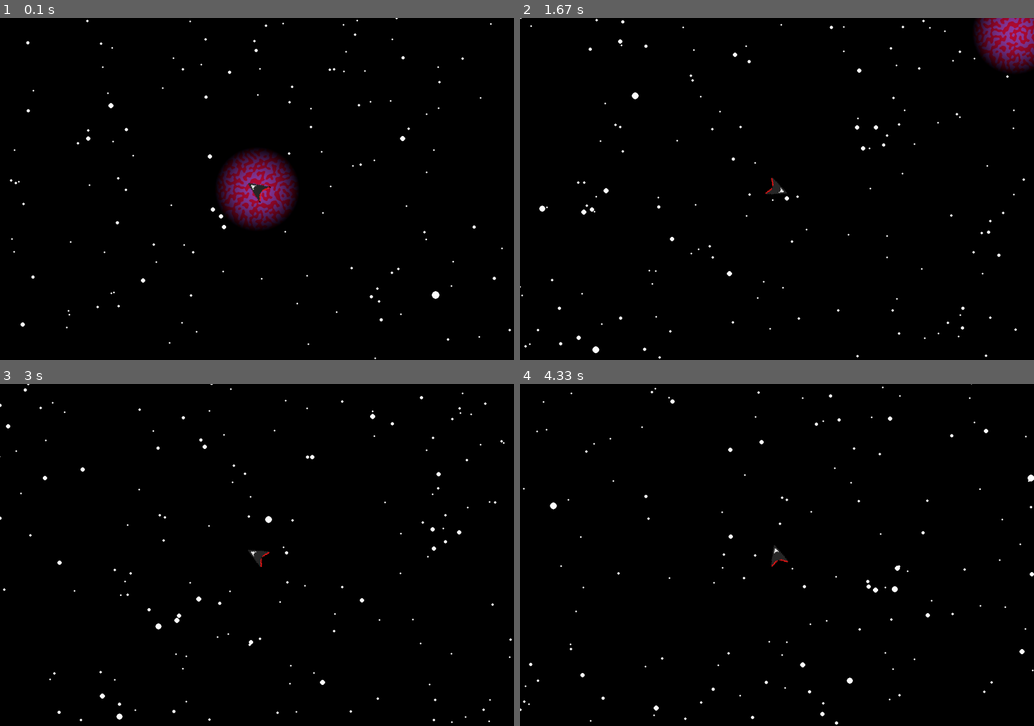
Above: before the commit, frames 1-4 (two rows, left to right).
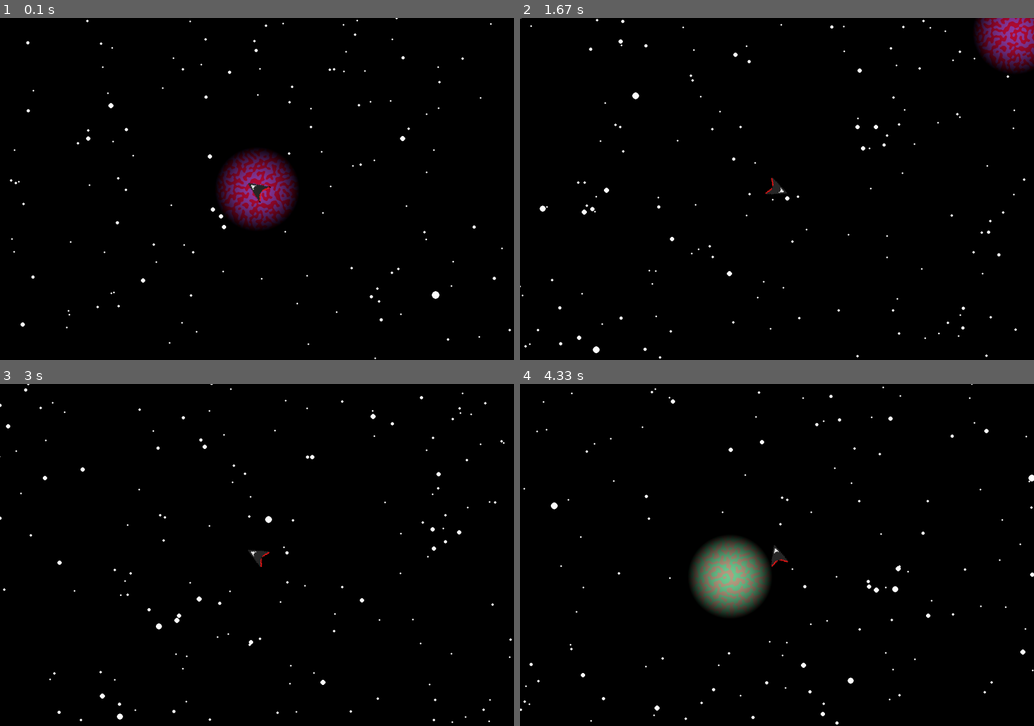
Above: after the commit, the same moments.

Repository: AlmightyM3/pygame--ce-summer-jam-2024
Game: pygame game, started from main.py
Two runs of this game, one before a commit and one after it. Both use one fixed random seed, a clock stepped at 60 frames per second and the inputs below.
Inputs (mouse positions are in pixels of both pictures, inside the frame that each line leads up to):
- Up to frame 1 (0.1 s): no input
- Up to frame 2 (1.67 s): press the mouse at (653, 192) at 0.37 s; move the mouse to (741, 230) at 0.47 s; release the mouse at (828, 264) at 0.6 s; press the mouse at (653, 192) at 0.7 s; move the mouse to (746, 206) at 0.8 s; release the mouse at (838, 219) at 0.93 s; press the mouse at (653, 192) at 1.03 s; move the mouse to (705, 233) at 1.13 s; release the mouse at (751, 277) at 1.27 s; press the mouse at (653, 192) at 1.37 s; move the mouse to (782, 216) at 1.47 s; release the mouse at (910, 243) at 1.6 s
- Up to frame 3 (3 s): press the mouse at (133, 558) at 1.7 s; move the mouse to (282, 602) at 1.8 s; release the mouse at (436, 643) at 1.93 s; press the mouse at (133, 558) at 2.03 s; move the mouse to (251, 527) at 2.13 s; release the mouse at (364, 493) at 2.27 s; press the mouse at (133, 558) at 2.37 s; move the mouse to (251, 513) at 2.47 s; release the mouse at (370, 472) at 2.6 s; press the mouse at (133, 558) at 2.7 s; move the mouse to (138, 527) at 2.8 s; release the mouse at (143, 493) at 2.93 s
- Up to frame 4 (4.33 s): press the mouse at (653, 558) at 3.03 s; move the mouse to (638, 619) at 3.13 s; release the mouse at (622, 681) at 3.27 s; press the mouse at (653, 558) at 3.37 s; move the mouse to (663, 568) at 3.47 s; release the mouse at (674, 582) at 3.6 s; press the mouse at (653, 558) at 3.7 s; move the mouse to (792, 596) at 3.8 s; release the mouse at (936, 637) at 3.93 s; press the mouse at (653, 558) at 4.03 s; move the mouse to (699, 503) at 4.13 s; release the mouse at (746, 452) at 4.27 s

The runs differ from the first frame. In frame 1, less than 0.1% of the frame differs, in the area x 44-56%, y 41-60%; in frame 2, 0.5%; in frame 3, less than 0.1%; in frame 4, 3.2%, in the area x 0-100%, y 0-100%.

Commit message:
Planet are now added as you explore, and the planet creation has been optimized
I'm still not happy with the planet spawning

Diff:
--- a/TimeIt.py
+++ b/TimeIt.py
@@ -1,6 +1,7 @@
+import pygame
 class TimeIt:
     timer = 0
-    def stopwatch(message=None):
+    def stopwatch(self, message=None):
         if not message:
             self.timer = pygame.time.get_ticks()
             return
--- a/Window.py
+++ b/Window.py
@@ -27,4 +27,4 @@
             else:
                 inputCallback(event)
 
-        self.DT = self.clock.tick(500)
+        self.DT = self.clock.tick(60)
--- a/main.py
+++ b/main.py
@@ -5,9 +5,11 @@
 from pygame import Vector2, Vector3
 from Window import Window
 import numpy as np
-import opensimplex
+import opensimplex # type: ignore
 
-NOISE_SCALE = 8
+from TimeIt import TimeIt
+
+NOISE_SCALE = 4
 WINDOW_SIZE = Vector2(1200,800)
 WINDOW_SIZE2 = WINDOW_SIZE//2
 STAR_RANGE = WINDOW_SIZE*4
@@ -41,34 +43,33 @@
         pos2D = Vector2((self.pos.x-player.pos.x+STAR_RANGE2.x)%STAR_RANGE.x-STAR_RANGE.x, (self.pos.y-player.pos.y+STAR_RANGE2.y)%STAR_RANGE.y-STAR_RANGE.y) / self.pos.z + WINDOW_SIZE
         pygame.draw.circle(window.pgWindow, (255,255,255), pos2D, 10/self.pos.z)
 
+#timer = TimeIt()
 class Planet:
-    def __init__(self):
-        self.pos = Vector2(0,0)
+    def __init__(self, startPos):
+        self.pos = startPos
         self.primaryColor = (randint(1,255), randint(1,255), randint(1,255))
         self.secondaryColor = (randint(1,255), randint(1,255), randint(1,255))
-        #self.secondaryColor = (self.primaryColor[0]+randint(-30,30), self.primaryColor[0]+randint(-30,30), self.primaryColor[0]+randint(-30,30))
+
         self.radius = 100
         diameter = self.radius*2
         self.surface = pygame.Surface((diameter, diameter))
         imgArray = np.zeros((diameter, diameter, 3))
 
         #imgArray[:,:] = self.primaryColor
+        #timer.stopwatch()
+        opensimplex.seed(randint(0,1024))
+        size = np.array(range(self.radius+1))/NOISE_SCALE
+        noise = opensimplex.noise2array(size, size)
+        #timer.stopwatch("Generate noise")
 
-        opensimplex.seed(randint(0,1024))
-        noise = opensimplex.noise2array(np.array(range(diameter))/NOISE_SCALE, np.array(range(diameter))/NOISE_SCALE)
-
+        r2 = self.radius*self.radius
         for x in range(diameter):
             for y in range(diameter):
-                imgArray[x,y] = (self.secondaryColor if noise[x,y]>0 else self.primaryColor)
-
-        r2 = self.radius*self.radius
-        for x in range(-self.radius, self.radius, 1):
-            for y in range(-self.radius, self.radius, 1):
-                d2 = x*x + y*y
-                if d2 > r2:
-                    imgArray[self.radius+x,self.radius+y] = (0, 0, 0)
-                else:
-                    imgArray[self.radius+x,self.radius+y] *= 1-d2/r2
+                d2 = (x-self.radius)*(x-self.radius) + (y-self.radius)*(y-self.radius)
+                if d2 < r2:
+                    imgArray[x,y] = (self.secondaryColor if (noise[x//2,y//2]+noise[(x+1)//2,y//2]+noise[x//2,(y+1)//2]+noise[(x+1)//2,(y+1)//2])/4>0 else self.primaryColor)
+                    imgArray[x,y] *= 1-d2/r2
+        #timer.stopwatch("Color, crop to circle, and shade")
 
         pygame.surfarray.blit_array(self.surface, imgArray)
         self.surface.set_colorkey((0,0,0))
@@ -77,6 +78,19 @@
         #pygame.draw.circle(window.pgWindow, self.primaryColor, self.pos-player.pos+WINDOW_SIZE2, self.radius)
         window.pgWindow.blit(self.surface, self.pos-player.pos+WINDOW_SIZE2-Vector2(self.radius))
 
+# Still not what I'd like due to the lag spikes and sometimes uneven but predictable placement. I may try pre-placing a large number of planets on a grid and then shifting them slightly to make it appear random
+def tryAddPlanet():
+    minDist = 1000000000000
+    minPos = Vector2()
+    for planet in planets:
+        currentDist = (planet.pos.x-player.pos.x)*(planet.pos.x-player.pos.x) + (planet.pos.y-player.pos.y)*(planet.pos.y-player.pos.y)
+        if currentDist < minDist:
+            minDist = currentDist
+            minPos = planet.pos
+
+    if minDist > 1000*1000:
+        planets.append(Planet(player.pos+(-minPos+player.pos).normalize()*800))
+
 if __name__ == "__main__":
     def input(input):
         pass
@@ -84,14 +98,16 @@
     window = Window("It works?", WINDOW_SIZE)
     player = Player(Vector2(0,0), Vector2(64,64), "/player.png")
     stars = [Star() for i in range(300)]
-    testPlanet = Planet()
+    planets = [Planet(Vector2())]
 
     while window.run:
         player.update()
+        tryAddPlanet()
 
         window.pgWindow.fill((0,0,0))
         for star in stars:
             star.render()
-        testPlanet.render()
+        for planet in planets:
+            planet.render()
         player.render()
         window.update(input)
